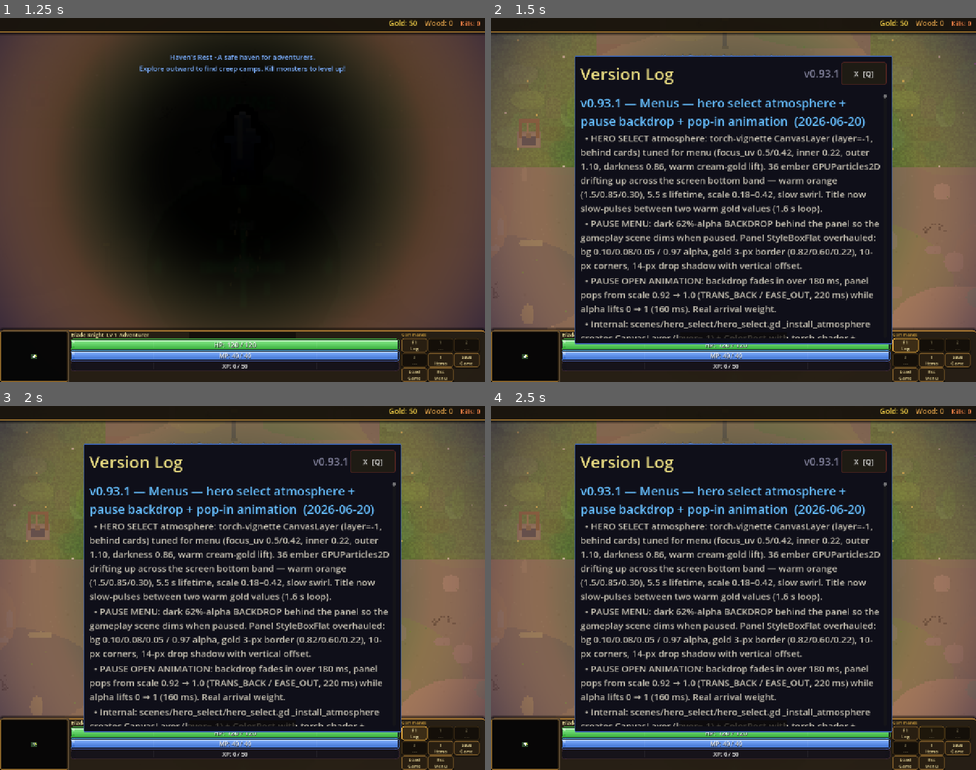
Above: before the commit, frames 1-4 (two rows, left to right).
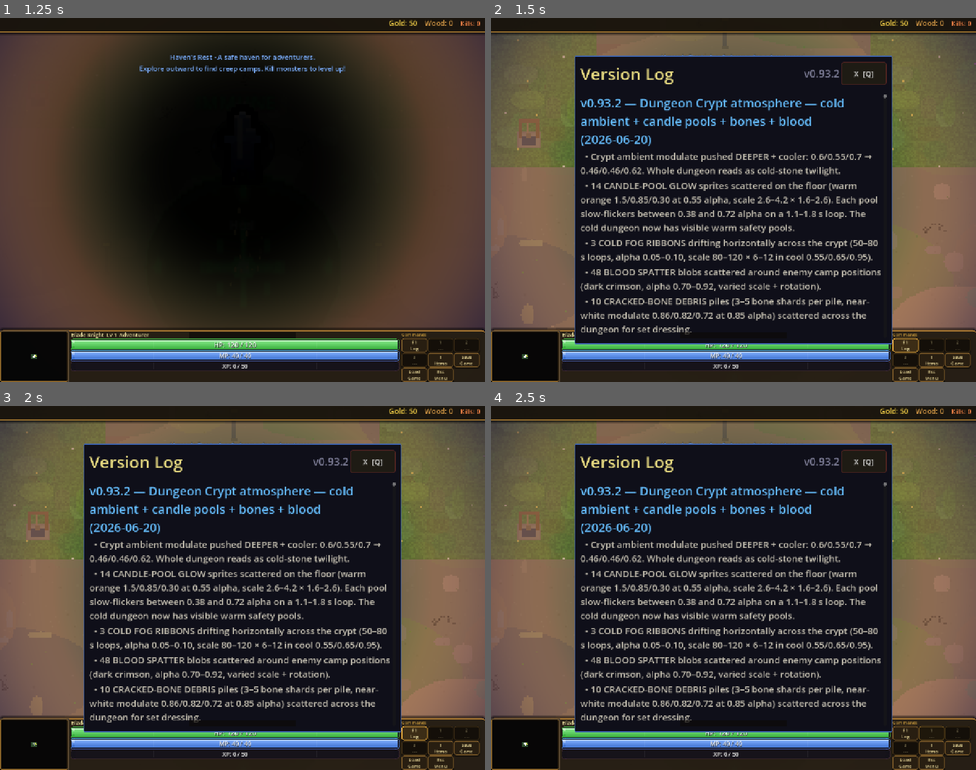
Above: after the commit, the same moments.

Repository: slxny/legends-open-rpg
Game: Godot game, scene res://scenes/main.tscn
Same seed, same stepped clock (60 frames per second), same inputs: the game is played once before the commit and once after it.
Inputs (mouse positions are in pixels of both pictures, inside the frame that each line leads up to):
- Up to frame 1 (1.25 s): tap Enter at 0.5 s; move the mouse to (218, 272) at 0.52 s; hold W (move_up) from 0.53 s (still down); hold Q (ability_1) from 0.53 s (still down); click (218, 272) at 0.67 s
- Up to frame 2 (1.5 s): release W (move_up) at 1.25 s; release Q (ability_1) at 1.25 s; click "F1 Log" at 1.25 s
- Up to frame 3 (2 s): no input
- Up to frame 4 (2.5 s): click "1 ---" at 2 s

Frame 1 is identical in both runs. In frame 2, 16% of the frame differs, in the area x 18-81%, y 14-88%; in frame 3, 16%; in frame 4, 16%.

Commit message:
v0.93.2: Dungeon Crypt atmosphere - candles + bones + blood
- Ambient modulate 0.6/0.55/0.7 -> 0.46/0.46/0.62 (cold twilight).
- 14 candle-pool glow sprites (warm orange) flicker on 1.1-1.8s loops.
- 3 cold fog ribbons drift horizontally (50-80s).
- 48 blood spatters around enemy camps.
- 10 cracked-bone debris piles for set dressing.

- dungeon_crypt.gd _spawn_dungeon_atmosphere called after _spawn_camps.

Co-Authored-By: Claude Opus 4.7 (1M context) <noreply@anthropic.com>

Diff:
--- a/scenes/ui/changelog_dialog.gd
+++ b/scenes/ui/changelog_dialog.gd
@@ -9,9 +9,22 @@
 var _is_visible: bool = false
 var _is_mobile: bool = false
 
-const GAME_VERSION := "v0.93.1"
+const GAME_VERSION := "v0.93.2"
 
 const CHANGELOG: Array[Dictionary] = [
+	{
+		"version": "v0.93.2",
+		"title": "Dungeon Crypt atmosphere — cold ambient + candle pools + bones + blood",
+		"date": "2026-06-20",
+		"entries": [
+			"Crypt ambient modulate pushed DEEPER + cooler: 0.6/0.55/0.7 → 0.46/0.46/0.62. Whole dungeon reads as cold-stone twilight.",
+			"14 CANDLE-POOL GLOW sprites scattered on the floor (warm orange 1.5/0.85/0.30 at 0.55 alpha, scale 2.6–4.2 × 1.6–2.6). Each pool slow-flickers between 0.38 and 0.72 alpha on a 1.1–1.8 s loop. The cold dungeon now has visible warm safety pools.",
+			"3 COLD FOG RIBBONS drifting horizontally across the crypt (50–80 s loops, alpha 0.05–0.10, scale 80–120 × 6–12 in cool 0.55/0.65/0.95).",
+			"48 BLOOD SPATTER blobs scattered around enemy camp positions (dark crimson, alpha 0.70–0.92, varied scale + rotation).",
+			"10 CRACKED-BONE DEBRIS piles (3–5 bone shards per pile, near-white modulate 0.86/0.82/0.72 at 0.85 alpha) scattered across the dungeon for set dressing.",
+			"Internal: scenes/world/regions/dungeon_crypt.gd _spawn_dungeon_atmosphere called after camps spawn so it can find camp positions. Uses crystal_white texture for all fills (scale + rotation drives the silhouette). Z-indices: candle pools -6, fog 7, blood -7, bones -6.",
+		]
+	},
 	{
 		"version": "v0.93.1",
 		"title": "Menus — hero select atmosphere + pause backdrop + pop-in animation",
--- a/scenes/world/regions/dungeon_crypt.gd
+++ b/scenes/world/regions/dungeon_crypt.gd
@@ -11,11 +11,96 @@
 @onready var exit_beacon: Area2D = $ExitBeacon
 
 func _ready() -> void:
-	# Dark underground atmosphere
-	modulate = Color(0.6, 0.55, 0.7)
+	# v0.93.2 — DEEPER cold dungeon: bluer + darker than v0.92's 0.6/0.55/0.7.
+	modulate = Color(0.46, 0.46, 0.62)
 	_generate_terrain()
 	_generate_decorations()
 	_spawn_camps()
+	_spawn_dungeon_atmosphere()
+
+
+func _spawn_dungeon_atmosphere() -> void:
+	# v0.93.2 — atmospheric ambient pass for the crypt:
+	#   - 14 candle-pool glow sprites scattered across the floor (warm
+	#     orange pools that punch through the cold blue ambient).
+	#   - 3 cold fog ribbons drifting slowly horizontally across the room.
+	#   - Blood spatters baked around enemy camps.
+	#   - 10 cracked-bone debris piles for set dressing.
+	var rng := RandomNumberGenerator.new()
+	rng.seed = 8675309
+	var blob_tex := SpriteGenerator.get_texture("crystal_white")
+	if blob_tex == null:
+		return
+
+	# Candle-glow pools — warm pulse against the cold ambient.
+	for _i in range(14):
+		var pos := Vector2(rng.randf_range(-900, 900), rng.randf_range(-900, 900))
+		var pool := Sprite2D.new()
+		pool.texture = blob_tex
+		pool.texture_filter = CanvasItem.TEXTURE_FILTER_NEAREST
+		pool.position = pos
+		pool.scale = Vector2(rng.randf_range(2.6, 4.2), rng.randf_range(1.6, 2.6))
+		pool.rotation = rng.randf() * TAU
+		pool.modulate = Color(1.5, 0.85, 0.30, 0.55)
+		pool.z_index = -6
+		add_child(pool)
+		# Slow flicker.
+		var dur: float = rng.randf_range(1.1, 1.8)
+		var tw := pool.create_tween().set_loops()
+		tw.tween_property(pool, "modulate:a", 0.72, dur).set_trans(Tween.TRANS_SINE)
+		tw.tween_property(pool, "modulate:a", 0.38, dur).set_trans(Tween.TRANS_SINE)
+
+	# Cold drifting fog ribbons.
+	for i in range(3):
+		var fog := Sprite2D.new()
+		fog.texture = blob_tex
+		fog.texture_filter = CanvasItem.TEXTURE_FILTER_NEAREST
+		fog.modulate = Color(0.55, 0.65, 0.95, rng.randf_range(0.05, 0.10))
+		fog.scale = Vector2(rng.randf_range(80.0, 120.0), rng.randf_range(6.0, 12.0))
+		fog.rotation = rng.randf_range(-0.04, 0.04)
+		fog.z_index = 7
+		var start_y: float = float(i) * 700.0 - 1000.0
+		fog.position = Vector2(-1400.0, start_y)
+		add_child(fog)
+		var dur: float = rng.randf_range(50.0, 80.0)
+		var tw := fog.create_tween().set_loops()
+		tw.tween_property(fog, "position", Vector2(1400.0, start_y + rng.randf_range(-40, 40)), dur)
+		tw.tween_property(fog, "position", fog.position, 0.0)
+
+	# Blood spatters near camps.
+	var camp_positions: Array[Vector2] = []
+	for child in get_children():
+		if child is Node2D and child.has_method("_spawn_enemies_staggered"):
+			camp_positions.append((child as Node2D).position)
+	for _i in range(48):
+		if camp_positions.is_empty():
+			break
+		var center: Vector2 = camp_positions[rng.randi() % camp_positions.size()]
+		var pos: Vector2 = center + Vector2(rng.randf_range(-160, 160), rng.randf_range(-150, 150))
+		var s := Sprite2D.new()
+		s.texture = blob_tex
+		s.texture_filter = CanvasItem.TEXTURE_FILTER_NEAREST
+		s.position = pos
+		s.scale = Vector2(rng.randf_range(0.8, 1.7), rng.randf_range(0.5, 1.1))
+		s.rotation = rng.randf() * TAU
+		s.modulate = Color(rng.randf_range(0.30, 0.46), rng.randf_range(0.04, 0.10),
+			rng.randf_range(0.03, 0.07), rng.randf_range(0.70, 0.92))
+		s.z_index = -7
+		add_child(s)
+
+	# Cracked-bone debris piles — small near-white sprite clusters.
+	for _i in range(10):
+		var center: Vector2 = Vector2(rng.randf_range(-900, 900), rng.randf_range(-900, 900))
+		for _b in range(rng.randi_range(3, 5)):
+			var bone := Sprite2D.new()
+			bone.texture = blob_tex
+			bone.texture_filter = CanvasItem.TEXTURE_FILTER_NEAREST
+			bone.position = center + Vector2(rng.randf_range(-22, 22), rng.randf_range(-18, 18))
+			bone.scale = Vector2(rng.randf_range(0.3, 0.55), rng.randf_range(0.10, 0.18))
+			bone.rotation = rng.randf() * TAU
+			bone.modulate = Color(0.86, 0.82, 0.72, 0.85)
+			bone.z_index = -6
+			add_child(bone)
 
 func setup_dungeon_minimap() -> void:
 	## Call this when the player enters the dungeon to switch the minimap.
